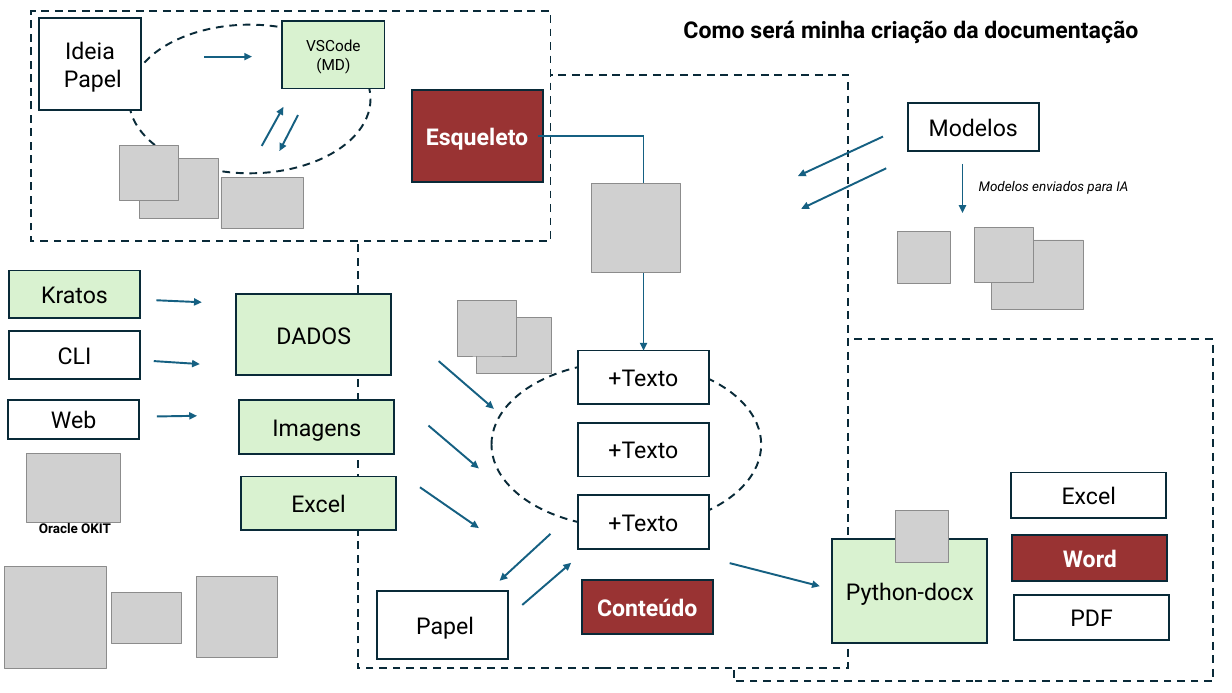
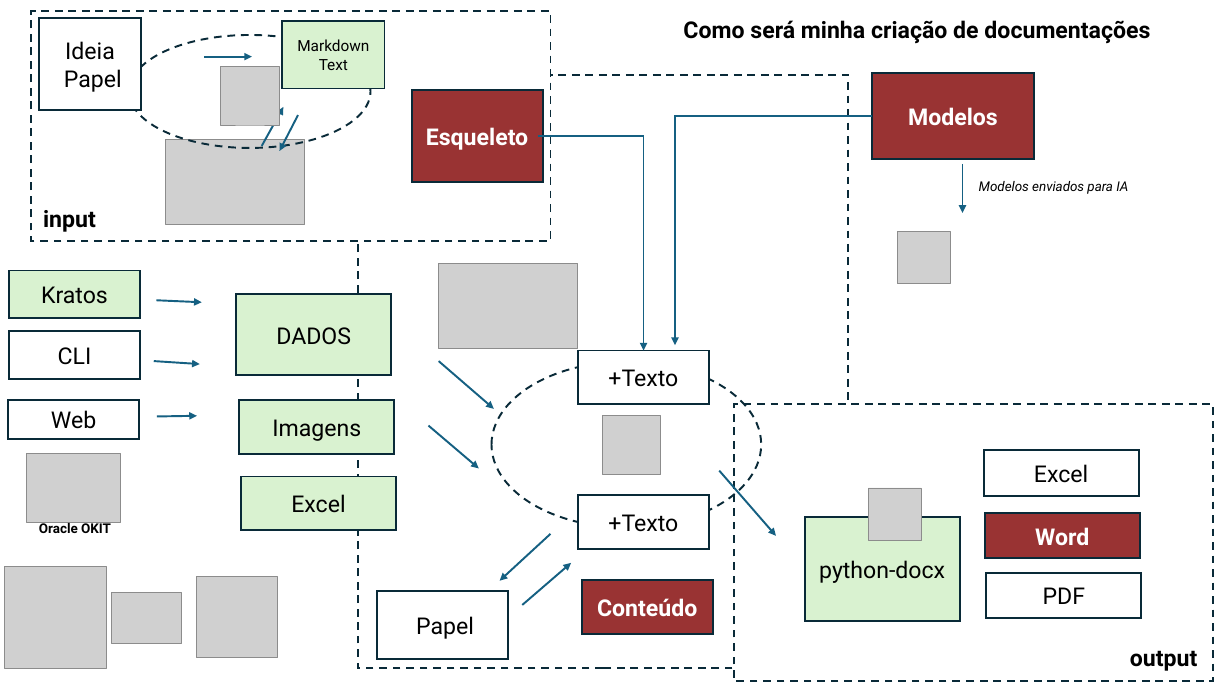
Before and after one commit to audaz/doc-generator, a slide deck: slide 3 of docs/Conceitos.pptx. Drawn at 1232x693 pixels with LibreOffice and Linux fonts; fonts in the diff are those of the drawing; grey boxes stand for pictures; background and template pictures are left out. Boxes give left, top, right and bottom in pixels: in the first picture for what was removed or moved away, otherwise in the second. Text is boxed around its words. In the diff, an @@ line names an element or a change of style, - is before the commit and + after.

```diff
--- a/docs/Conceitos.pptx
+++ b/docs/Conceitos.pptx
@@ text at <box>683,20,1150,44</box>: text changed @@
-Como será minha criação da documentação
+Como será minha criação de documentações
@@ ellipse: place and size @@
-ellipse at <box>129,25,371,174</box>
+ellipse at <box>129,35,371,148</box>
@@ text in rectangle at <box>297,39,369,70</box>: text changed @@
-VSCode (MD)
+Markdown
+Text
@@ picture: place and size @@
-picture at <box>592,183,681,273</box>
+picture at <box>221,67,280,126</box>
@@ rectangle "Modelos": place and size @@
-rectangle "Modelos" at <box>909,104,1040,152</box>
+rectangle "Modelos" at <box>872,73,1034,160</box>
@@ rectangle "Modelos" at <box>872,73,1034,160</box>: text colour #000000 to #FFFFFF, bold on; fill none to #993333 @@
@@ elbow arrow added from (872, 116) to (676, 346), #156082 1.5 pt @@
@@ picture removed at <box>119,145,178,201</box> @@
@@ picture: place and size @@
-picture at <box>221,177,304,228</box>
+picture at <box>166,140,305,225</box>
@@ arrow removed from (884, 137) to (799, 176) @@
@@ picture removed at <box>140,159,219,219</box> @@
@@ arrow removed from (886, 168) to (801, 209) @@
@@ text added at <box>43,210,96,232</box>, 18 pt, text #000000, bold @@
+input
@@ picture removed at <box>975,227,1034,283</box> @@
@@ picture added at <box>439,263,578,348</box> @@
@@ picture removed at <box>992,240,1084,310</box> @@
@@ picture removed at <box>457,300,517,356</box> @@
@@ picture removed at <box>477,317,552,373</box> @@
@@ picture added at <box>603,416,662,475</box> @@
@@ rectangle: place and size @@
-rectangle at <box>734,339,1213,681</box>
+rectangle at <box>734,404,1213,681</box>
@@ rectangle removed at <box>579,423,710,477</box> @@
-+Texto
@@ arrow moved from (730, 563) - (820, 586) to (719, 470) - (776, 536) @@
@@ 4 rectangles, 1 picture: place and size @@
-4 rectangles, 1 picture at <box>833,472,1170,643</box>
+4 rectangles, 1 picture at <box>805,450,1142,621</box>
@@ arrow removed from (421, 487) to (479, 528) @@
@@ text in rectangle at <box>819,560,945,583</box>: text changed @@
-Python-docx
+python-docx
@@ text added at <box>1130,650,1197,671</box>, 18 pt, text #000000, bold @@
+output
```
Also in this commit, not shown: 1 other slide changed, 24 other files.
